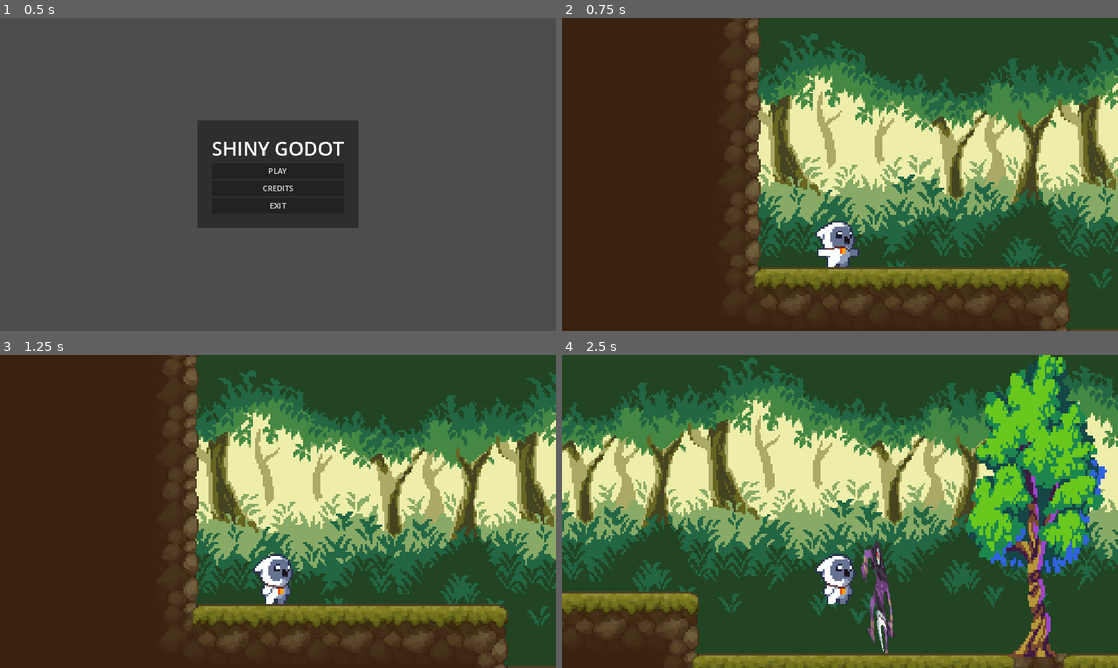
Above: before the commit, frames 1-4 (two rows, left to right).
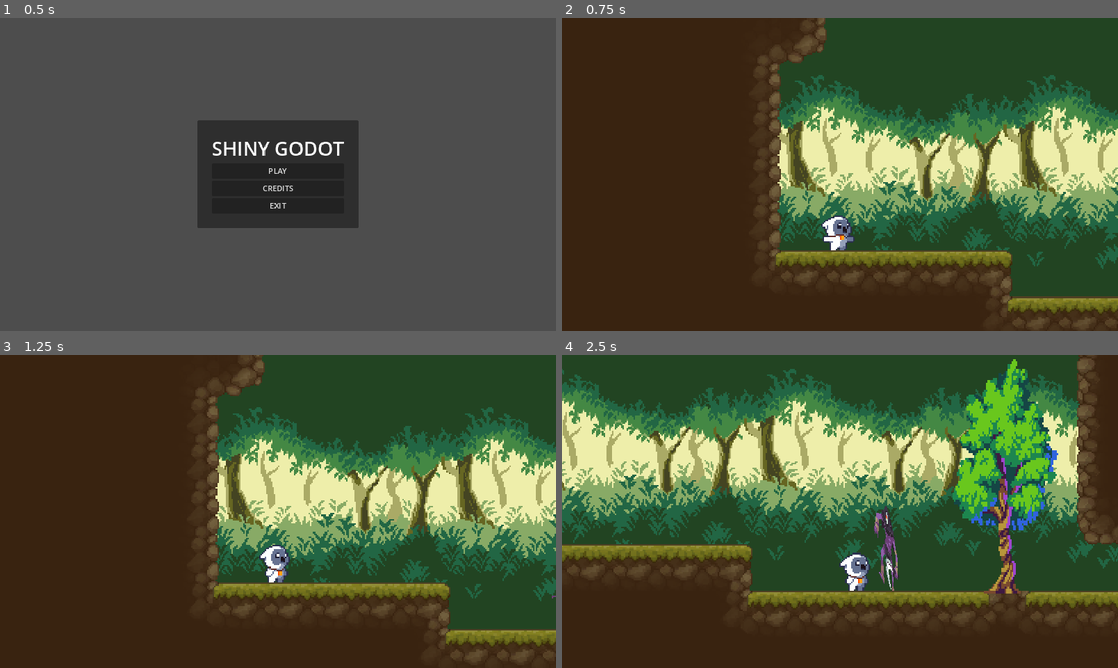
Above: after the commit, the same moments.

Repository: CrisIsla/shiny-godot
Game: Godot game, scene res://scenes/menu.tscn
The game is run twice, just before and just after one commit, with the same random seed, the same clock (stepped at 60 frames per second) and the same inputs.
Inputs:
- Up to frame 1 (0.5 s): no input
- Up to frame 2 (0.75 s): click "PLAY" at 0.5 s
- Up to frame 3 (1.25 s): no input
- Up to frame 4 (2.5 s): hold D (move_right) from 1.28 s (still down); tap J (attack) at 1.35 s; tap K (jump) at 1.52, 2.27 s; tap Q (spawn_bullet) at 2.1 s

Frame 1 is identical in both runs. In frame 2, 37% of the frame differs, in the area x 29-100%, y 0-100%; in frame 3, 37%; in frame 4, 71%, in the area x 0-100%, y 0-100%.

Commit message:
adjust movement and turn animations

Diff:
--- a/scenes/player.tscn
+++ b/scenes/player.tscn
@@ -538,7 +538,7 @@
 
 [sub_resource type="Animation" id="Animation_gx4sh"]
 resource_name = "jump_turn"
-length = 0.3
+length = 0.35
 loop_mode = 1
 step = 0.01
 tracks/0/type = "value"
@@ -548,7 +548,7 @@
 tracks/0/interp = 1
 tracks/0/loop_wrap = true
 tracks/0/keys = {
-"times": PackedFloat32Array(0, 0.1, 0.2),
+"times": PackedFloat32Array(0, 0.15, 0.3),
 "transitions": PackedFloat32Array(1, 1, 1),
 "update": 1,
 "values": [0, 2, 4]
@@ -632,7 +632,7 @@
 tracks/7/interp = 1
 tracks/7/loop_wrap = true
 tracks/7/keys = {
-"times": PackedFloat32Array(0, 0.1, 0.15, 0.25),
+"times": PackedFloat32Array(0, 0.09, 0.21, 0.3),
 "transitions": PackedFloat32Array(1, 1, 1, 1),
 "update": 0,
 "values": [0.0, 1.56905, 1.56905, 0.0]
@@ -644,7 +644,7 @@
 tracks/8/interp = 1
 tracks/8/loop_wrap = true
 tracks/8/keys = {
-"times": PackedFloat32Array(0.15),
+"times": PackedFloat32Array(0.21),
 "transitions": PackedFloat32Array(1),
 "values": [{
 "args": [],
@@ -658,7 +658,7 @@
 tracks/9/interp = 1
 tracks/9/loop_wrap = true
 tracks/9/keys = {
-"times": PackedFloat32Array(0, 0.1, 0.25),
+"times": PackedFloat32Array(0, 0.08, 0.22),
 "transitions": PackedFloat32Array(1, 1, 1),
 "update": 1,
 "values": [17, 1, 17]
@@ -670,10 +670,46 @@
 tracks/10/interp = 1
 tracks/10/loop_wrap = true
 tracks/10/keys = {
-"times": PackedFloat32Array(0, 0.1, 0.25),
+"times": PackedFloat32Array(0, 0.08, 0.22),
 "transitions": PackedFloat32Array(1, 1, 1),
 "update": 1,
 "values": [17, 1, 17]
+}
+tracks/11/type = "value"
+tracks/11/imported = false
+tracks/11/enabled = true
+tracks/11/path = NodePath("Area2D/hurtbox:disabled")
+tracks/11/interp = 1
+tracks/11/loop_wrap = true
+tracks/11/keys = {
+"times": PackedFloat32Array(0, 0.08, 0.22),
+"transitions": PackedFloat32Array(1, 1, 1),
+"update": 1,
+"values": [false, true, false]
+}
+tracks/12/type = "value"
+tracks/12/imported = false
+tracks/12/enabled = true
+tracks/12/path = NodePath("Area2D:monitoring")
+tracks/12/interp = 1
+tracks/12/loop_wrap = true
+tracks/12/keys = {
+"times": PackedFloat32Array(0, 0.08, 0.22),
+"transitions": PackedFloat32Array(1, 1, 1),
+"update": 1,
+"values": [true, false, true]
+}
+tracks/13/type = "value"
+tracks/13/imported = false
+tracks/13/enabled = true
+tracks/13/path = NodePath("Area2D:monitorable")
+tracks/13/interp = 1
+tracks/13/loop_wrap = true
+tracks/13/keys = {
+"times": PackedFloat32Array(0, 0.08, 0.22),
+"transitions": PackedFloat32Array(1, 1, 1),
+"update": 1,
+"values": [true, false, true]
 }
 
 [sub_resource type="Animation" id="Animation_mvbak"]
@@ -785,7 +821,7 @@
 
 [sub_resource type="Animation" id="Animation_h1e0c"]
 resource_name = "run_turn"
-length = 0.3
+length = 0.35
 loop_mode = 1
 step = 0.01
 tracks/0/type = "value"
@@ -795,7 +831,7 @@
 tracks/0/interp = 1
 tracks/0/loop_wrap = true
 tracks/0/keys = {
-"times": PackedFloat32Array(0, 0.1, 0.2),
+"times": PackedFloat32Array(0, 0.15, 0.3),
 "transitions": PackedFloat32Array(1, 1, 1),
 "update": 1,
 "values": [0, 2, 4]
@@ -879,7 +915,7 @@
 tracks/7/interp = 1
 tracks/7/loop_wrap = true
 tracks/7/keys = {
-"times": PackedFloat32Array(0, 0.1, 0.15, 0.25),
+"times": PackedFloat32Array(0, 0.09, 0.21, 0.3),
 "transitions": PackedFloat32Array(1, 1, 1, 1),
 "update": 0,
 "values": [0.0, 1.56905, 1.56905, 0.0]
@@ -891,7 +927,7 @@
 tracks/8/interp = 1
 tracks/8/loop_wrap = true
 tracks/8/keys = {
-"times": PackedFloat32Array(0.15),
+"times": PackedFloat32Array(0.21),
 "transitions": PackedFloat32Array(1),
 "values": [{
 "args": [],
@@ -905,10 +941,10 @@
 tracks/9/interp = 1
 tracks/9/loop_wrap = true
 tracks/9/keys = {
-"times": PackedFloat32Array(0, 0.03, 0.09, 0.17),
-"transitions": PackedFloat32Array(1, 1, 1, 1),
-"update": 1,
-"values": [false, false, true, false]
+"times": PackedFloat32Array(0, 0.08, 0.22),
+"transitions": PackedFloat32Array(1, 1, 1),
+"update": 1,
+"values": [false, true, false]
 }
 tracks/10/type = "value"
 tracks/10/imported = false
@@ -917,7 +953,7 @@
 tracks/10/interp = 1
 tracks/10/loop_wrap = true
 tracks/10/keys = {
-"times": PackedFloat32Array(0.03, 0.05, 0.22),
+"times": PackedFloat32Array(0, 0.08, 0.22),
 "transitions": PackedFloat32Array(1, 1, 1),
 "update": 1,
 "values": [true, false, true]
@@ -929,7 +965,7 @@
 tracks/11/interp = 1
 tracks/11/loop_wrap = true
 tracks/11/keys = {
-"times": PackedFloat32Array(0.03, 0.05, 0.22),
+"times": PackedFloat32Array(0, 0.08, 0.22),
 "transitions": PackedFloat32Array(1, 1, 1),
 "update": 1,
 "values": [true, false, true]
@@ -941,7 +977,7 @@
 tracks/12/interp = 1
 tracks/12/loop_wrap = true
 tracks/12/keys = {
-"times": PackedFloat32Array(0, 0.09, 0.2),
+"times": PackedFloat32Array(0, 0.08, 0.22),
 "transitions": PackedFloat32Array(1, 1, 1),
 "update": 1,
 "values": [17, 1, 17]
@@ -953,7 +989,7 @@
 tracks/13/interp = 1
 tracks/13/loop_wrap = true
 tracks/13/keys = {
-"times": PackedFloat32Array(0, 0.09, 0.2),
+"times": PackedFloat32Array(0, 0.08, 0.22),
 "transitions": PackedFloat32Array(1, 1, 1),
 "update": 1,
 "values": [17, 1, 17]
@@ -1190,9 +1226,15 @@
 parameters/playback = SubResource("AnimationNodeStateMachinePlayback_03kxt")
 
 [node name="Camera2D" type="Camera2D" parent="."]
-position = Vector2(0, -48)
-zoom = Vector2(4, 4)
-position_smoothing_speed = 10.0
+position = Vector2(0, -49)
+zoom = Vector2(3, 3)
+position_smoothing_enabled = true
+position_smoothing_speed = 6.0
+drag_left_margin = 0.1
+drag_top_margin = 0.0
+drag_right_margin = 0.1
+drag_bottom_margin = 0.5
+editor_draw_drag_margin = true
 
 [node name="Area2D" type="Area2D" parent="."]
 visible = false
--- a/scripts/player/player.gd
+++ b/scripts/player/player.gd
@@ -1,15 +1,17 @@
 extends CharacterBody2D
 
 
-@export var speed = 300.0
-const JUMP_VELOCITY = -400.0
+@export var speed = 250.0
+const JUMP_VELOCITY = -280.0
 const ACCELERATION = 15
 
 # Get the gravity from the project settings to be synced with RigidBody nodes.
-var gravity = ProjectSettings.get_setting("physics/2d/default_gravity")
+var gravity = ProjectSettings.get_setting("physics/2d/default_gravity") * 0.8
+
 var is_falling = false
 var direction
 var last_direction = 1
+
 
 @onready var pivot = $Pivot
 @onready var animationPlayer = $AnimationPlayer
@@ -46,6 +48,11 @@
 
 	get_movement()
 	move_and_slide()
+
+
+
+
+
 
 func apply_gravity(delta):
 	velocity.y += gravity * delta
